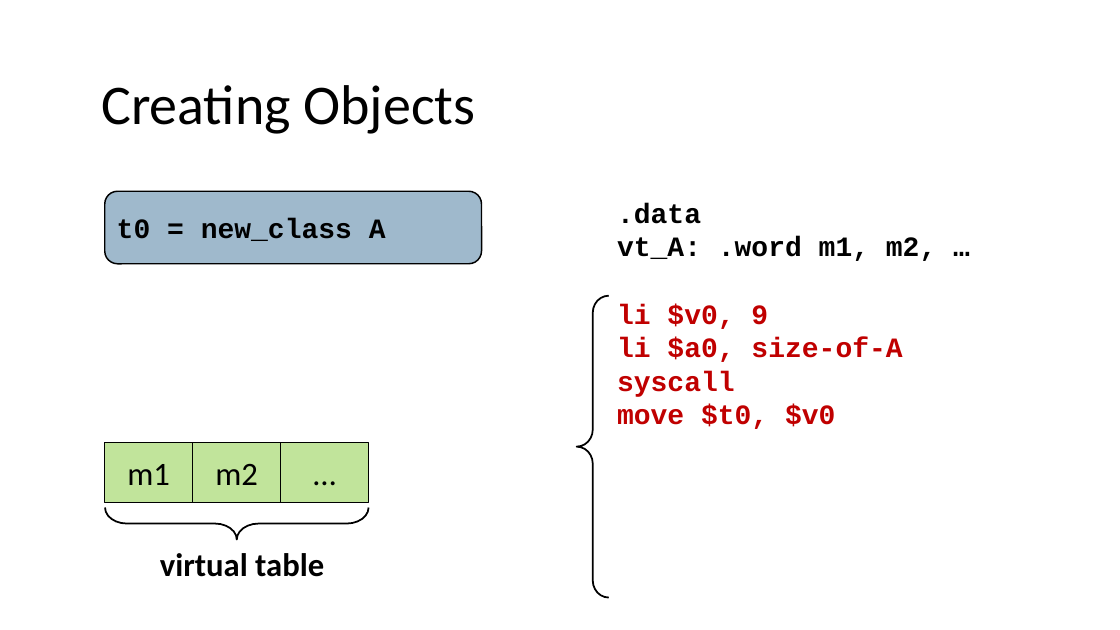
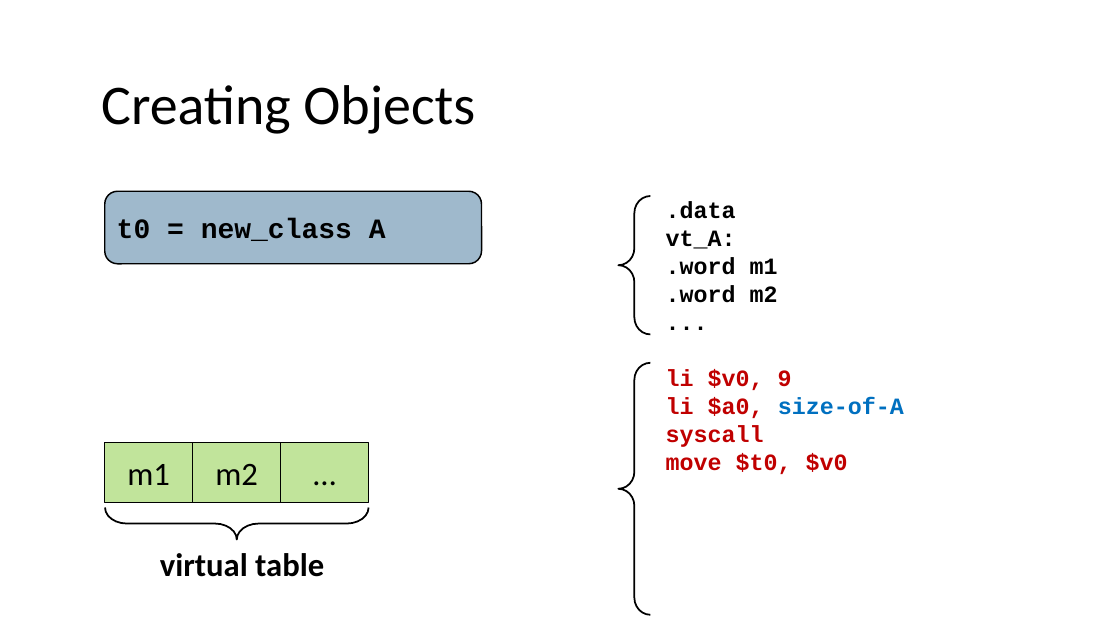
Before and after one commit to nivshani/compilation, a slide deck: slide 86 of slides/codegen.pptx (slide 85 before the commit). Drawn at 1120x630 pixels with LibreOffice and Linux fonts; fonts in the diff are those of the drawing. Boxes give left, top, right and bottom in pixels: in the first picture for what was removed or moved away, otherwise in the second. Text is boxed around its words. In the diff, an @@ line names an element or a change of style, - is before the commit and + after.

```diff
--- a/slides/codegen.pptx
+++ b/slides/codegen.pptx
@@ left brace added at bbox=[618, 196, 650, 334], outline #000000 1.5 pt @@
@@ text ".data": place and size @@
-text ".data" at bbox=[617, 203, 936, 429]
+text ".data" at bbox=[666, 201, 904, 474]
@@ text at bbox=[666, 201, 904, 474]: size 24 to 20 pt in ".data", "li $v0, 9", "li $a0, size-of-A", "syscall" and 1 more places; text colour #C00000 to #0070C0 in "size-of-A" @@
@@ text at bbox=[666, 230, 778, 303]: text changed; size 24 to 20 pt @@
-vt_A: .word m1, m2, …
+vt_A:
+.word m1
+.word m2
+...
@@ left brace: place and size @@
-left brace at bbox=[577, 296, 609, 597]
+left brace at bbox=[618, 363, 650, 615]
```
Also in this commit, not shown: 8 other slides changed, 6 slides added, 1 other file.
